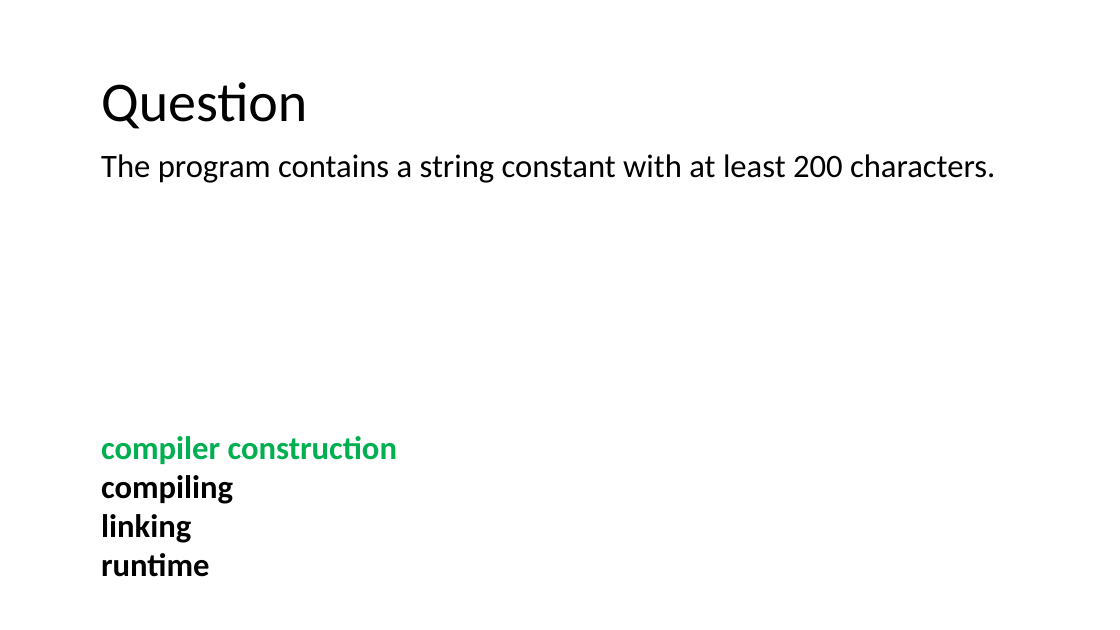
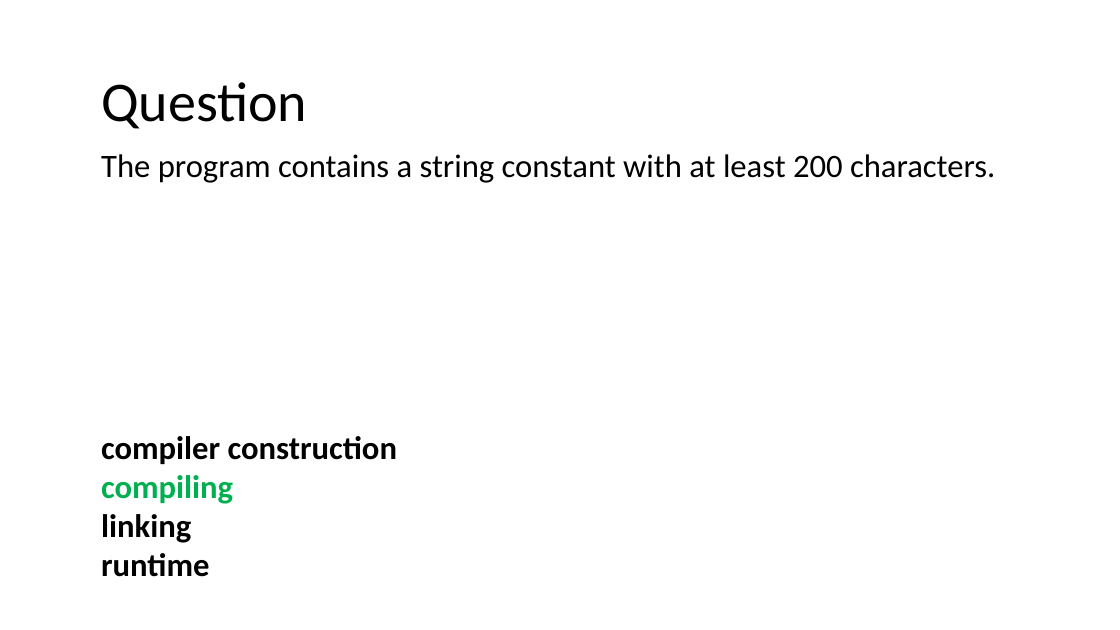
Before and after one commit to nivshani/compilation, a slide deck: slide 13 of slides/exam-questions.pptx. Drawn at 1120x630 pixels with LibreOffice and Linux fonts; fonts in the diff are those of the drawing. Boxes give left, top, right and bottom in pixels: in the first picture for what was removed or moved away, otherwise in the second. Text is boxed around its words. In the diff, an @@ line names an element or a change of style, - is before the commit and + after.

```diff
--- a/slides/exam-questions.pptx
+++ b/slides/exam-questions.pptx
@@ text at [101, 436, 397, 504]: text colour #00B050 to #000000 in "compiler construction"; text colour #000000 to #00B050 in "compiling" @@
```
Also in this commit, not shown: 2 other slides changed, 1 other file.
